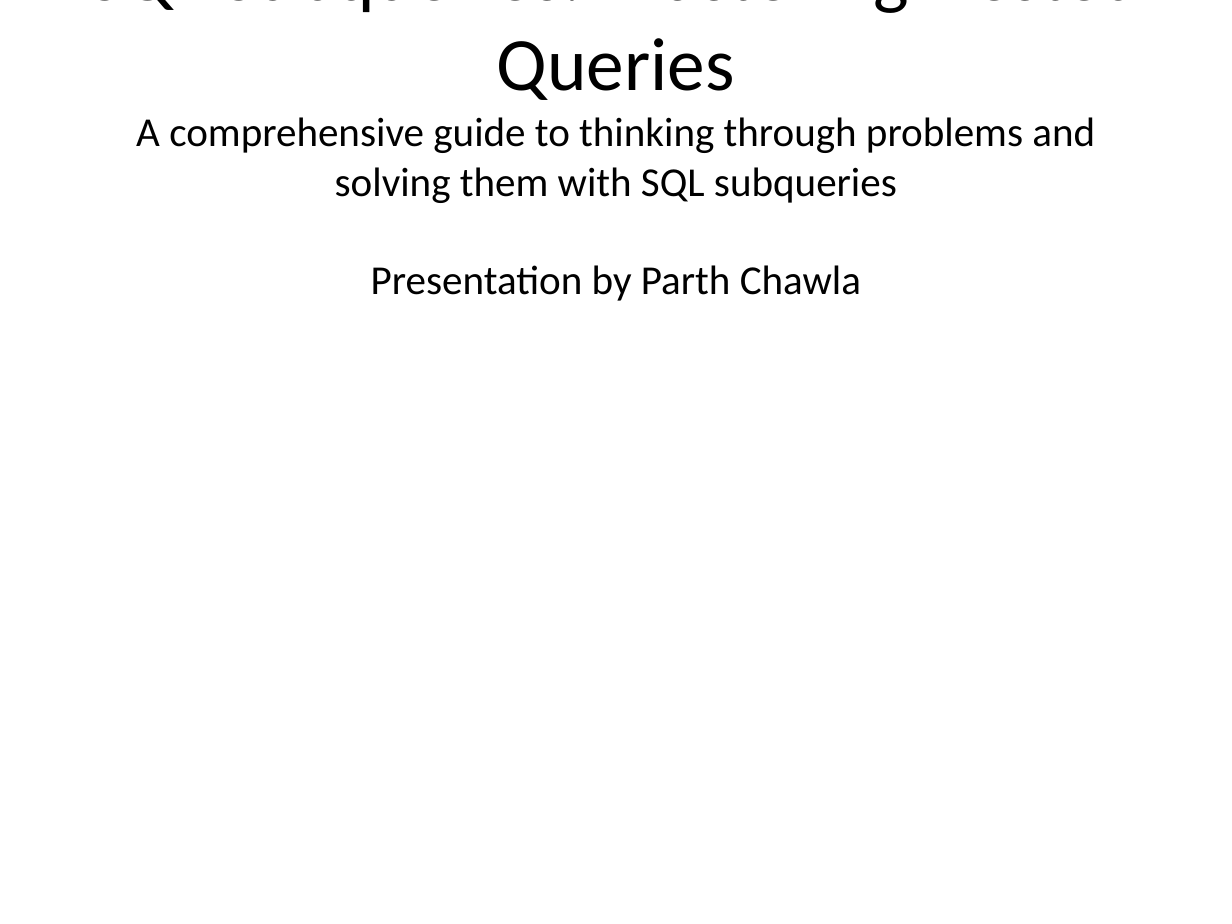
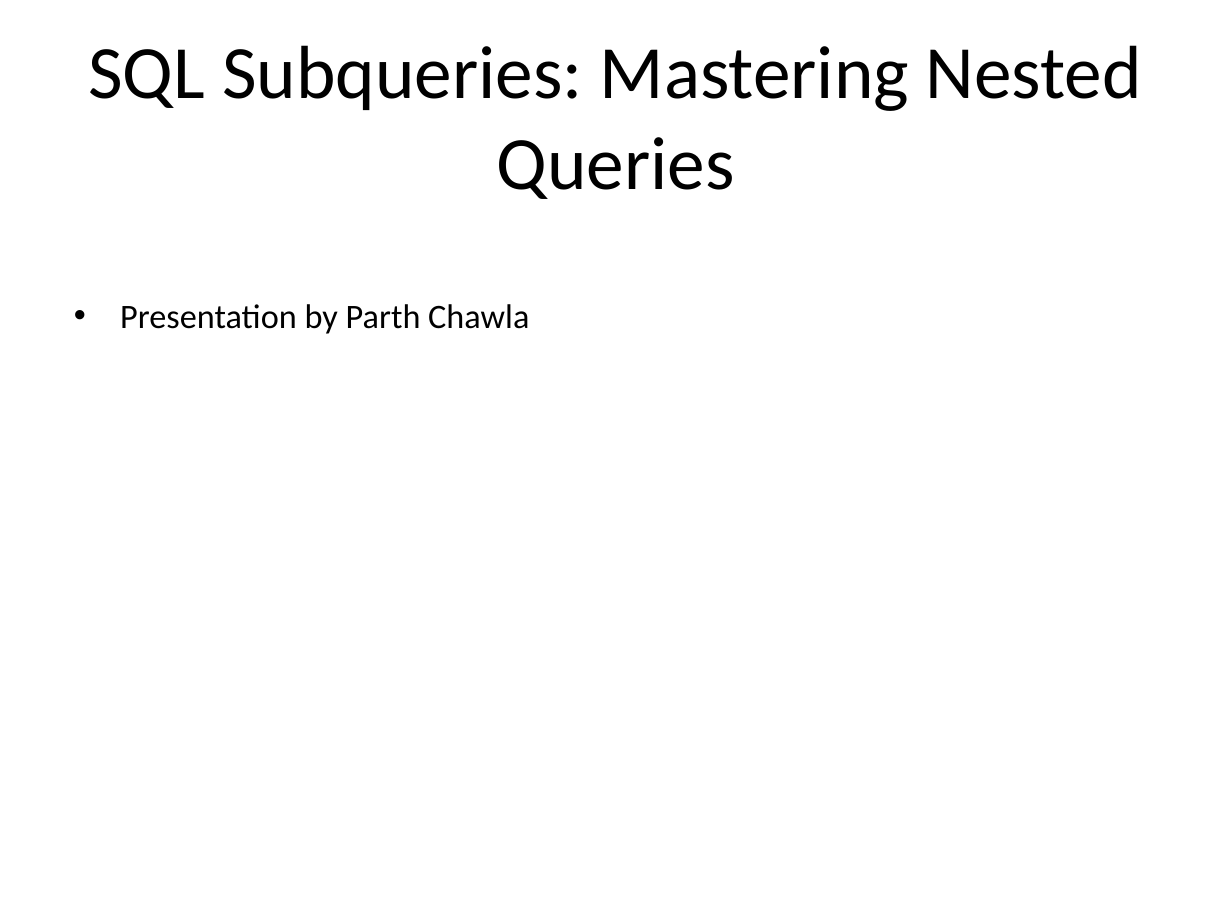
Before and after one commit to parth5012/cron-system, a slide deck: slide 1 of static/sql-subqueries-presentation/SQL_Subqueries_Presentation.pptx. Drawn at 1232x924 pixels with LibreOffice and Linux fonts; fonts in the diff are those of the drawing. Boxes give left, top, right and bottom in pixels: in the first picture for what was removed or moved away, otherwise in the second. Text is boxed around its words. In the diff, an @@ line names an element or a change of style, - is before the commit and + after.

Commit message:
Update SQL Subqueries PPTX with better formatting

```diff
--- a/static/sql-subqueries-presentation/SQL_Subqueries_Presentation.pptx
+++ b/static/sql-subqueries-presentation/SQL_Subqueries_Presentation.pptx
@@ title at <box>136,117,1095,301</box>: paragraph removed @@
-A comprehensive guide to thinking through problems and solving them with SQL subqueries
-Presentation by Parth Chawla
@@ text added at <box>120,304,529,334</box>, 20 pt, text #000000 @@
+• Presentation by Parth Chawla
```
Also in this commit, not shown: 14 other slides changed.
